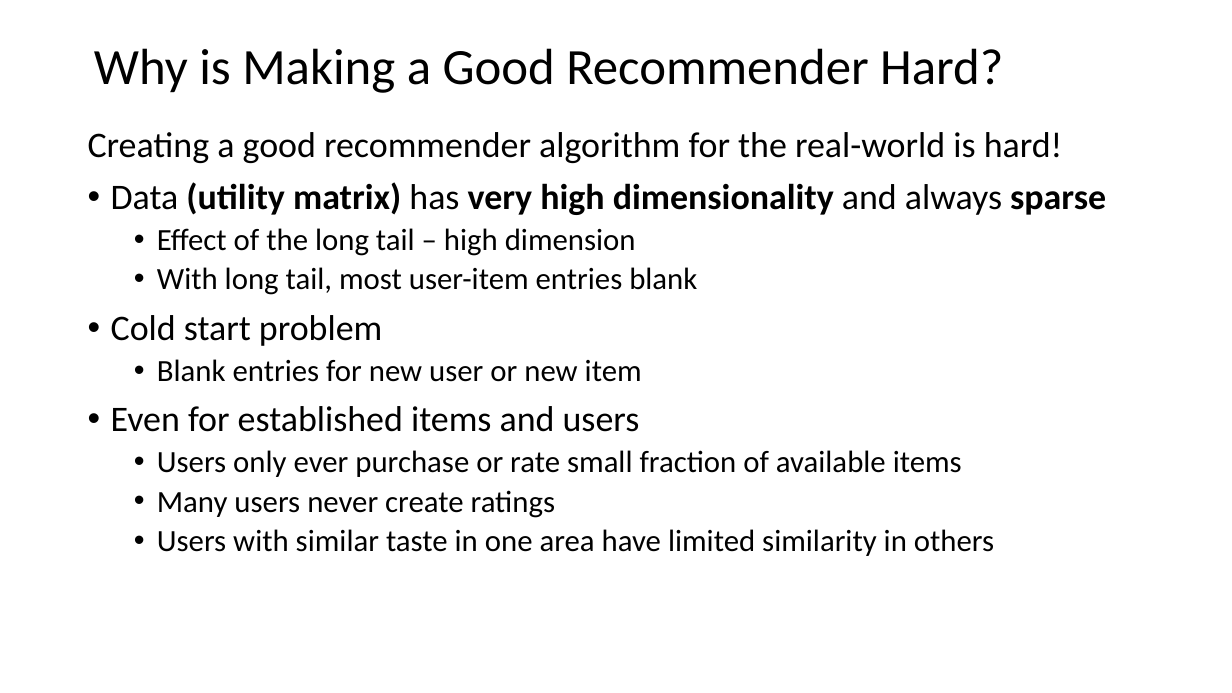
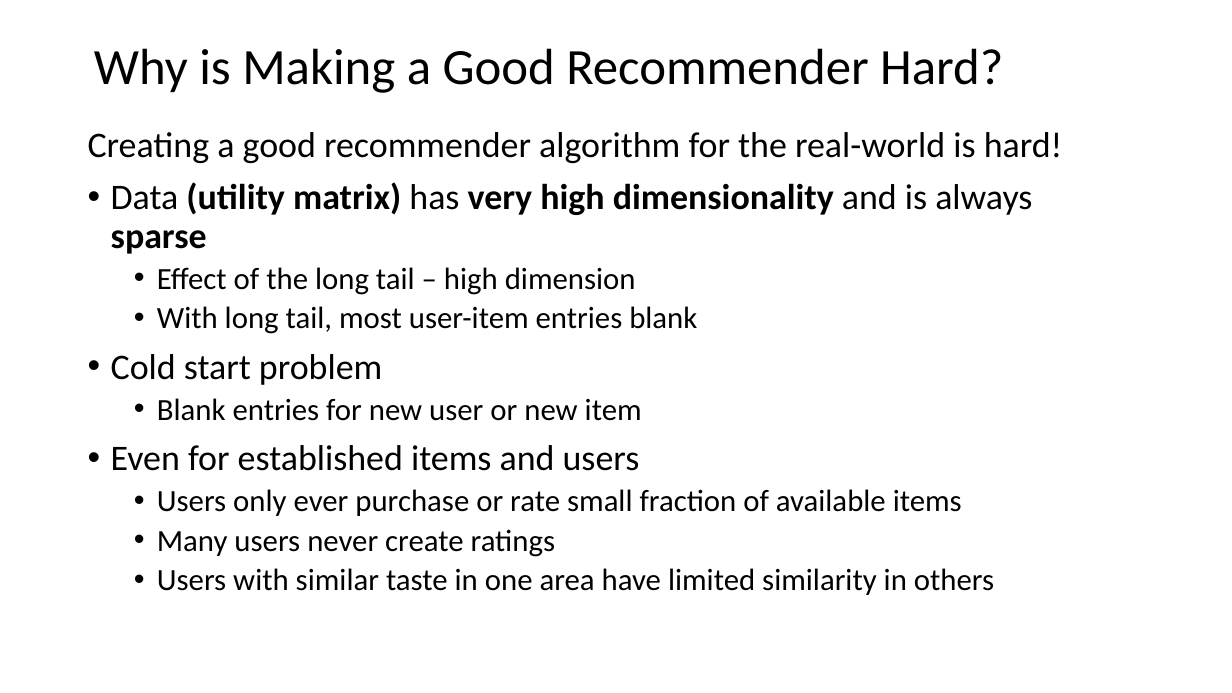
Before and after one commit to StephenElston/CSCI-E-108, a slide deck: slide 13 of slides/7_RecommenderSystems.pptx. Drawn at 1232x693 pixels with LibreOffice and Linux fonts; fonts in the diff are those of the drawing. Boxes give left, top, right and bottom in pixels: in the first picture for what was removed or moved away, otherwise in the second. Text is boxed around its words. In the diff, an @@ line names an element or a change of style, - is before the commit and + after.

Commit message:
Small updates to slides

```diff
--- a/slides/7_RecommenderSystems.pptx
+++ b/slides/7_RecommenderSystems.pptx
@@ text at (111,182,1032,254): text changed @@
-• Data (utility matrix) has very high dimensionality and always sparse
+• Data (utility matrix) has very high dimensionality and is always sparse
```
Also in this commit, not shown: 3 other slides changed.
